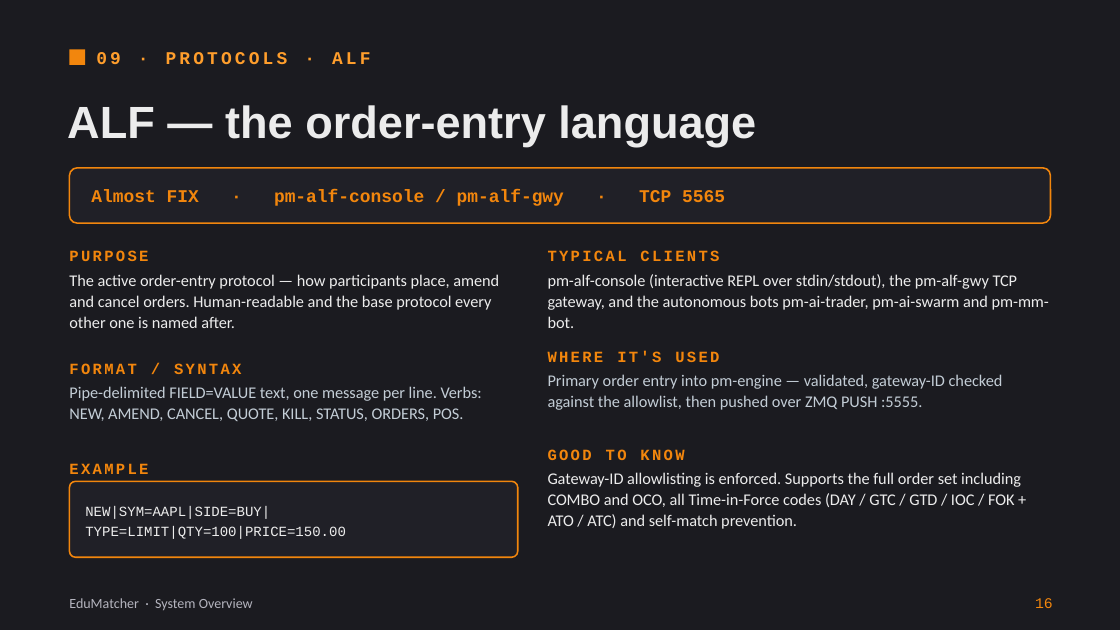
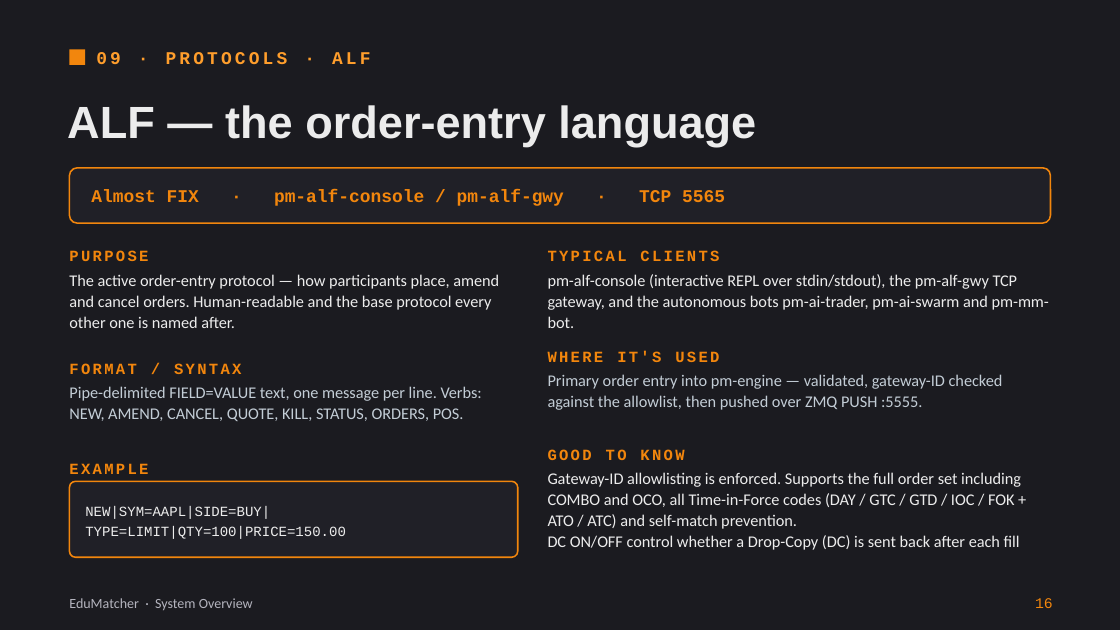
Before and after one commit to johan162/EduMatcher, a slide deck: slide 16 of docs/presentations/introduction-to-edumatcher.pptx. Drawn at 1120x630 pixels with LibreOffice and Linux fonts; fonts in the diff are those of the drawing. Boxes give left, top, right and bottom in pixels: in the first picture for what was removed or moved away, otherwise in the second. Text is boxed around its words. In the diff, an @@ line names an element or a change of style, - is before the commit and + after.

Commit message:
feat(dc): Add drop-copy observability: pm-dc-spy and ALF DC relay
New pm-dc-spy CLI: read-only ZMQ SUB client for the engine's drop-copy
  feed (:5557), mirroring pm-calf-spy's --format/--count/--raw conventions.
  Supports --gateway filtering and --replay-of for observing
  DropCopyPublisher.replay() traffic.

- New DC|STATE=ON|OFF command on pm-alf-gwy and pm-alf-console: relays
  drop_copy.event.{gateway_id} down a participant's own ALF session as
  async DC_FILL lines, scoped to that gateway's own fills. Closer to how
  real exchanges deliver drop copy (per-participant session relay) than a
  raw unauthenticated ZMQ subscription. pm-alf-console also gains a
  --drop-copy startup flag (default off).

- External clients still connect directly to :5557 (unauthenticated by
  design, consistent with the rest of EduMatcher's ZMQ bus).

```diff
--- a/docs/presentations/introduction-to-edumatcher.pptx
+++ b/docs/presentations/introduction-to-edumatcher.pptx
@@ text at box(548, 472, 1021, 550): text changed @@
-Gateway-ID allowlisting is enforced. Supports the full order set including COMBO and OCO, all Time-in-Force codes (DAY / GTC / GTD / IOC / FOK + ATO / ATC) and self-match prevention.
+Gateway-ID allowlisting is enforced. Supports the full order set including COMBO and OCO, all Time-in-Force codes (DAY / GTC / GTD / IOC / FOK + ATO / ATC) and self-match prevention.
+DC ON/OFF control whether a Drop-Copy (DC) is sent back after each fill
```
Also in this commit, not shown: 2 other slides changed, 25 other files.
